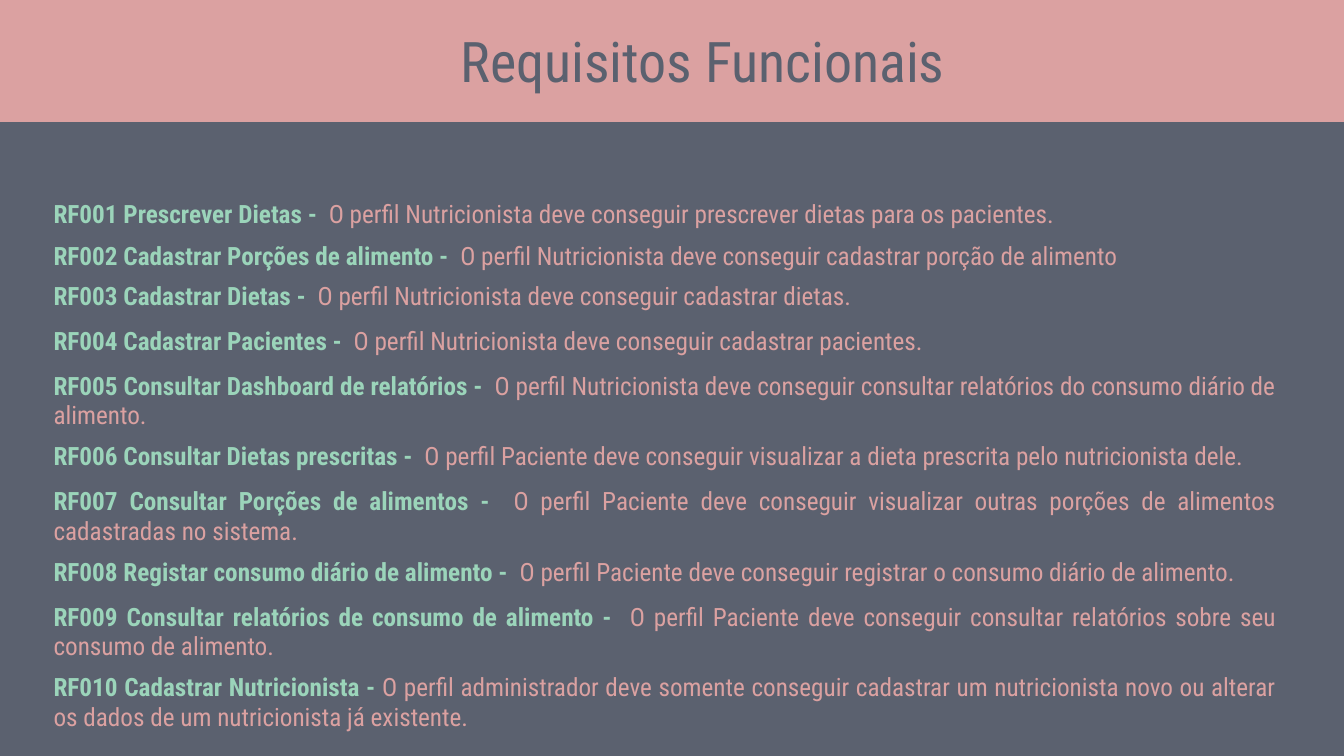
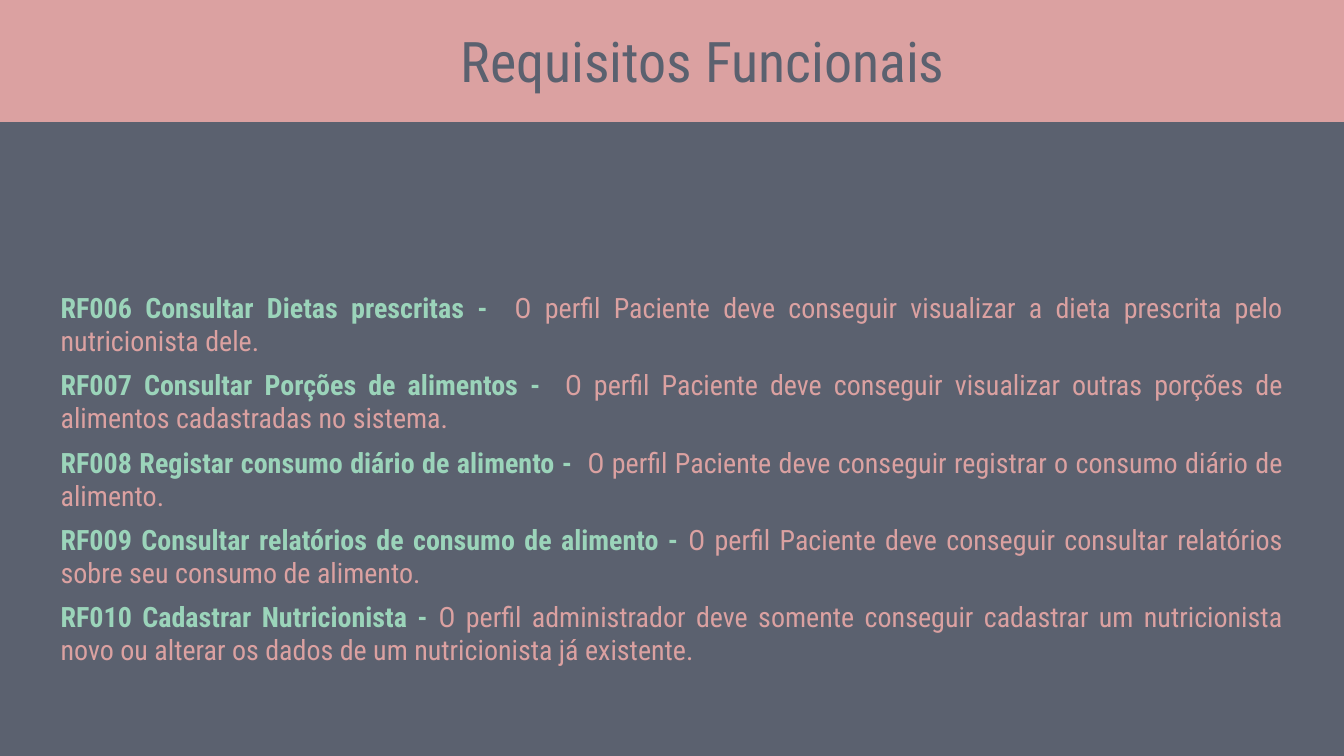
Before and after one commit to caiobarretta/Diet-CSharp, a slide deck: slide 8 of doc/IFSP/Diet-csharp.pptx (slide 7 before the commit). Drawn at 1344x756 pixels with LibreOffice and Linux fonts; fonts in the diff are those of the drawing. Boxes give left, top, right and bottom in pixels: in the first picture for what was removed or moved away, otherwise in the second. Text is boxed around its words. In the diff, an @@ line names an element or a change of style, - is before the commit and + after.

```diff
--- a/doc/IFSP/Diet-csharp.pptx
+++ b/doc/IFSP/Diet-csharp.pptx
@@ table at box(50, 287, 1294, 670) @@
-row 1: RF001 Prescrever Dietas - O perfil Nutricionista deve conseguir prescrever dietas para os pacientes.
-row 2: RF002 Cadastrar Porções de alimento - O perfil Nutricionista deve conseguir cadastrar porção de alimento
-row 3: RF003 Cadastrar Dietas - O perfil Nutricionista deve conseguir cadastrar dietas.
-row 4: RF004 Cadastrar Pacientes - O perfil Nutricionista deve conseguir cadastrar pacientes.
-row 5: RF005 Consultar Dashboard de relatórios - O perfil Nutricionista deve conseguir consultar relatórios do consumo diário de alimento.
@@ table: place and size @@
-table at box(43, 196, 1287, 735)
+table at box(50, 287, 1294, 670)
```
Also in this commit, not shown: 3 other slides changed, 3 slides added, 1 other file.
